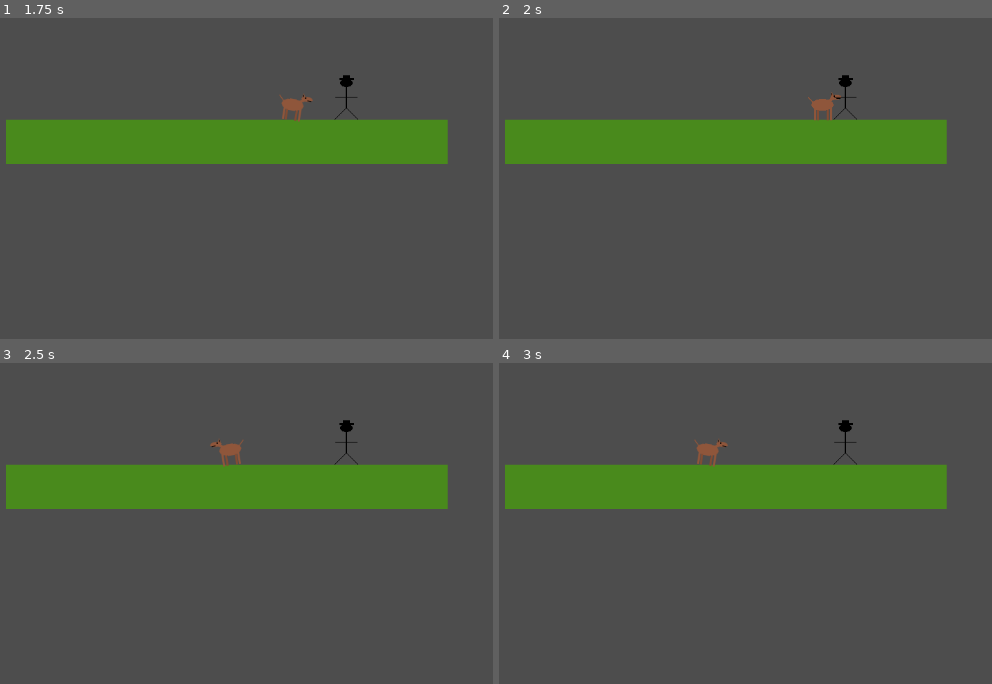
Above: before the commit, frames 1-4 (two rows, left to right).
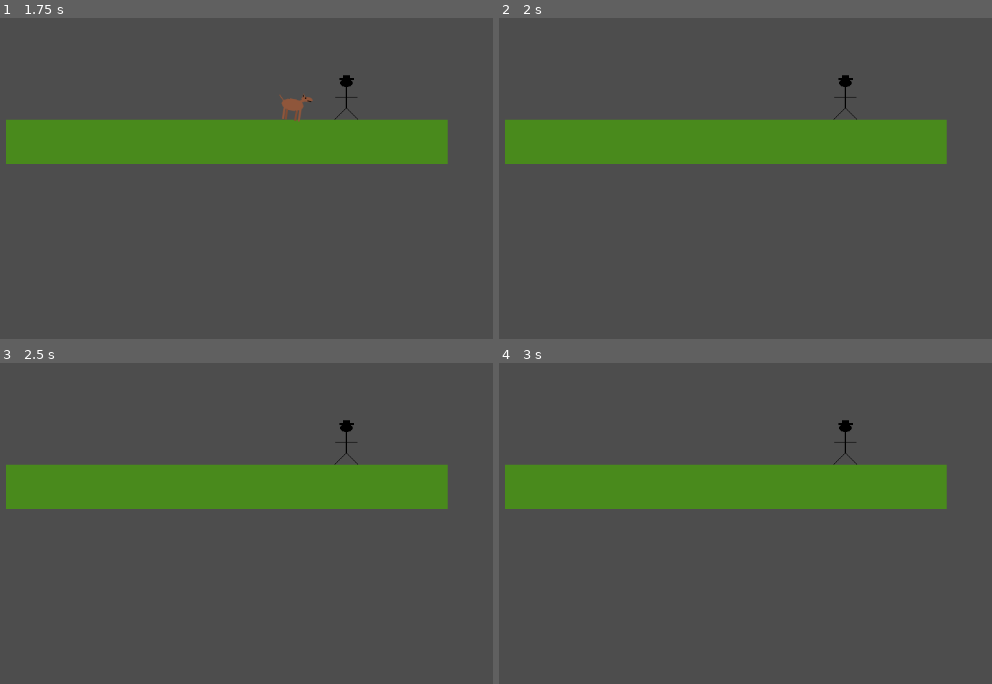
Above: after the commit, the same moments.

Repository: FormidianGoat/weeksaucem25
Game: Godot game, scene res://scenes/world.tscn
Two runs of this game, one before a commit and one after it. Both use one fixed random seed, a clock stepped at 60 frames per second and the inputs below.
Inputs:
- Up to frame 1 (1.75 s): tap Enter at 0.5 s; hold D (Right) from 0.53 s (still down); tap Space (Jump) at 0.77, 1.52 s
- Up to frame 2 (2 s): keep holding D (Right)
- Up to frame 3 (2.5 s): release D (Right) at 2.03 s; hold A (Left) from 2.03 s (still down)
- Up to frame 4 (3 s): release A (Left) at 2.78 s; hold D (Right) from 2.78 s (still down)

Frame 1 is identical in both runs. In frame 2, 0.2% of the frame differs, in the area x 62-70%, y 23-32%; in frame 3, 0.2%, in the area x 42-50%, y 23-33%; in frame 4, 0.2%.

Commit message:
horse can actually die

Diff:
--- a/horsebounce/scripts/player.gd
+++ b/horsebounce/scripts/player.gd
@@ -34,7 +34,7 @@
 	for index in get_slide_collision_count():
 		var collision = get_slide_collision(index)
 		if collision.get_collider().is_in_group("BadThings"):
-			print("ded")
+			self.queue_free()
 
 	if is_on_floor():
 		stop_flipping()
